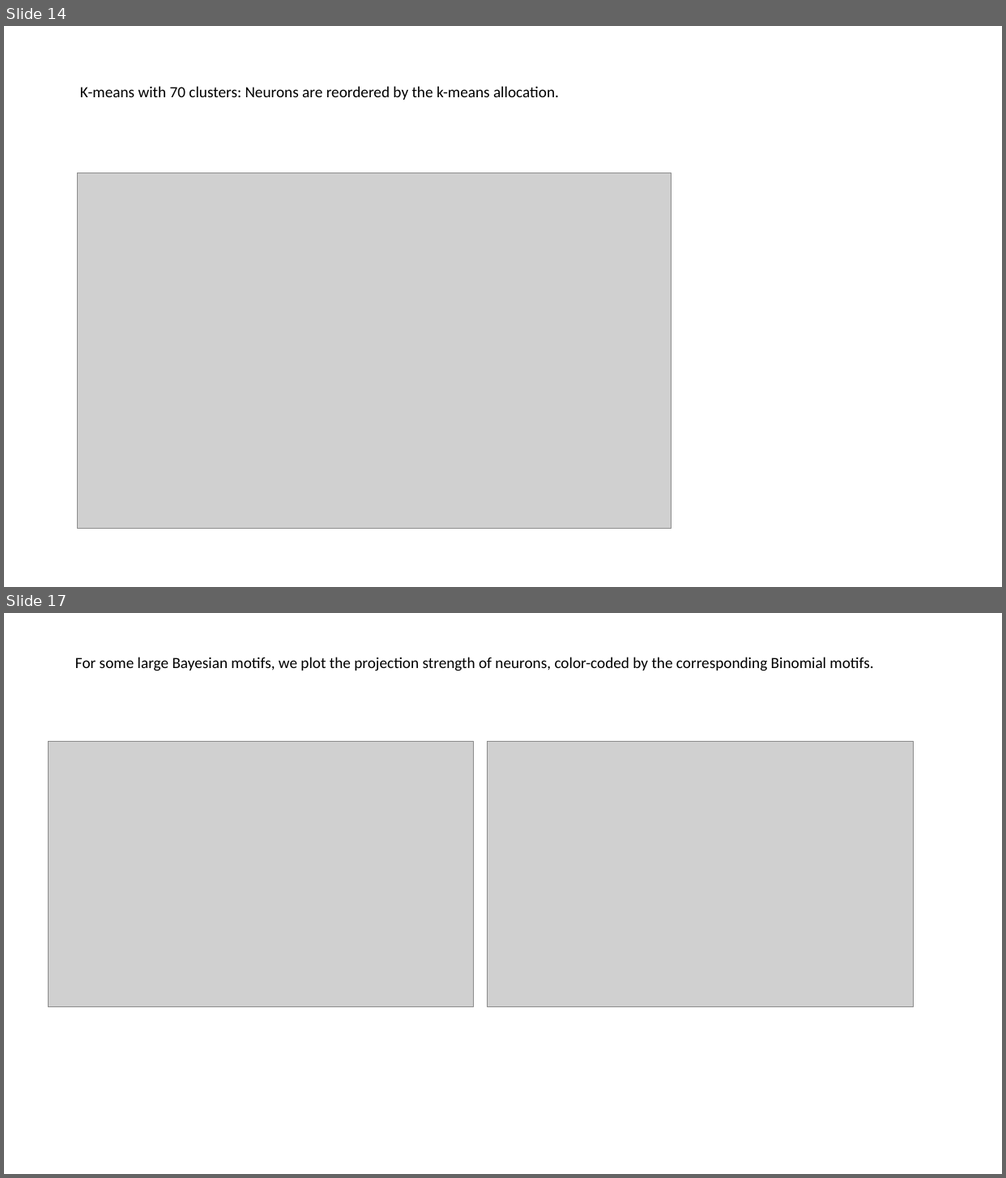
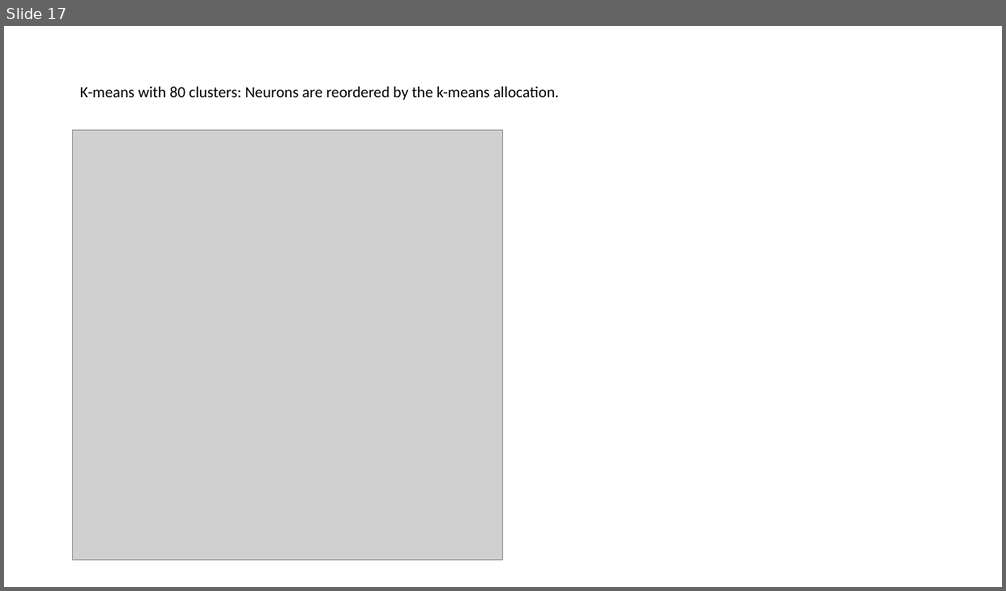
Before and after one commit to jinluliu550/MAPseq_analysis, a slide deck: jinlu/barseq.pptx. Shown one above the other, each under a label of ours: slides 14 and 17 before the commit, slide 17 after it; the slides between them are not shown. The pictures are 1006x1178 and 1006x591 pixels, drawn with LibreOffice and Linux fonts; fonts in the diff are those of the drawing; grey boxes stand for pictures. Boxes give left, top, right and bottom in pixels: in the first picture for what was removed or moved away, otherwise in the second. Text is boxed around its words. In the diff, an @@ line names an element or a change of style, - is before the commit and + after.

```diff
--- a/jinlu/barseq.pptx
+++ b/jinlu/barseq.pptx
@@ slide 17 removed at [4,613,1002,1174], background #FFFFFF @@
@@ text removed at [75,657,873,671] @@
-For some large Bayesian motifs, we plot the projection strength of neurons, color-coded by the corresponding Binomial motifs.
@@ picture removed at [49,742,474,1007] @@
@@ picture removed at [488,742,914,1007] @@
@@ what was slide 14 is now slide 17 @@
@@ slide 17 changed as well @@
@@ title at [80,86,559,100]: text changed @@
-K-means with 70 clusters: Neurons are reordered by the k-means allocation.
+K-means with 80 clusters: Neurons are reordered by the k-means allocation.
@@ picture: place and size @@
-picture at [78,173,671,529]
+picture at [73,130,503,561]
```
Also in this commit, not shown: 8 other slides changed, 12 slides added, 9 other slides removed, 24 other files.
